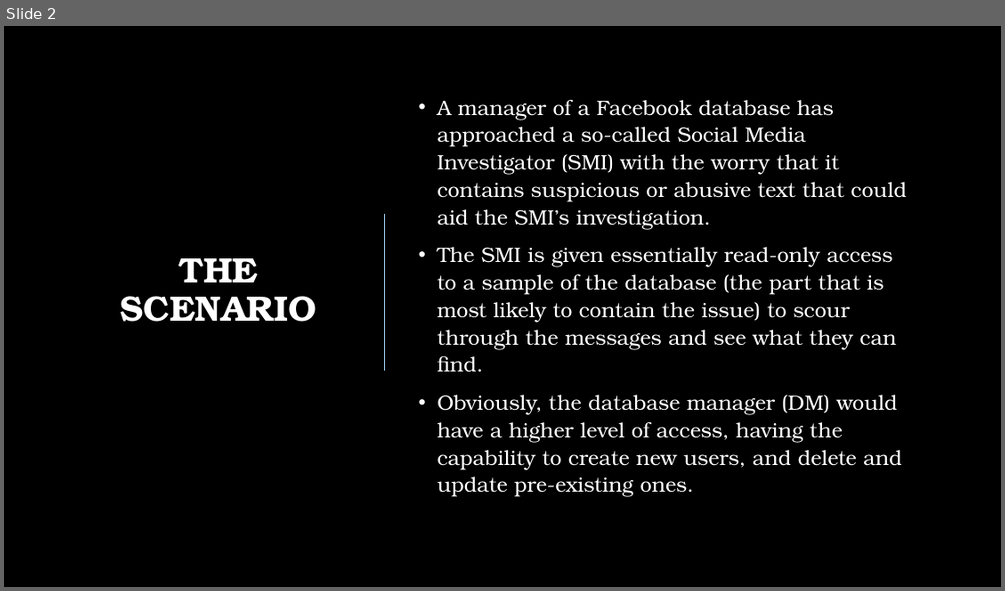
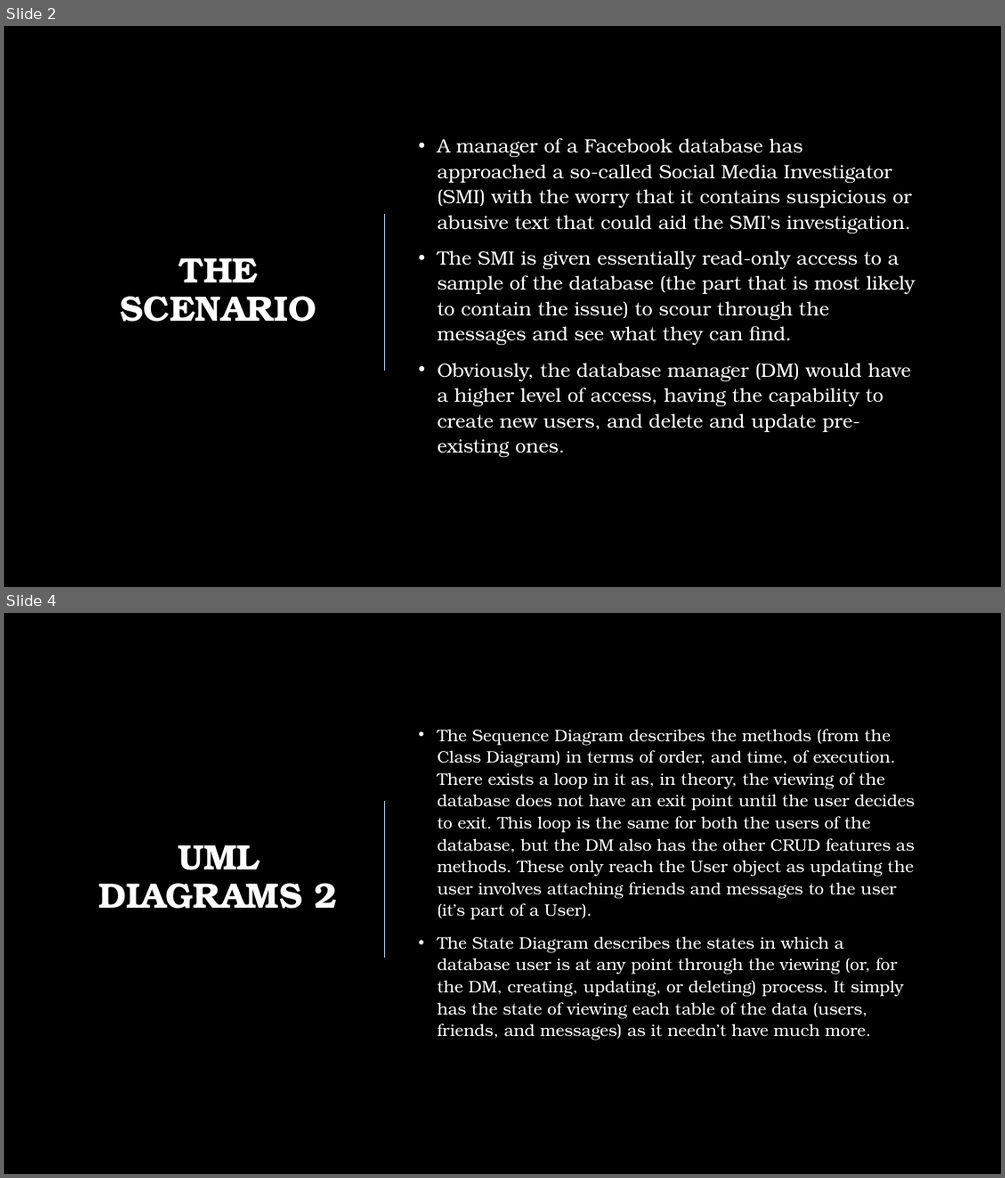
Before and after one commit to jkinver/ISAD157-Coursework, a slide deck: ISAD157 Presentation.pptx. Shown one above the other, each under a label of ours: slide 2 before the commit, slides 2 and 4 after it; the slides between them are not shown. The pictures are 1005x591 and 1005x1178 pixels, drawn with LibreOffice and Linux fonts; fonts in the diff are those of the drawing; background and template pictures are left out. Boxes give left, top, right and bottom in pixels: in the first picture for what was removed or moved away, otherwise in the second. Text is boxed around its words. In the diff, an @@ line names an element or a change of style, - is before the commit and + after.

Commit message:
Updated Presentation
Updated the font style to be consistent across the entire slideshow and created seven slides covering the title, the scenario, the UML diagrams, and the Entity Relations. All that remains to speak about is the SQL Queries.

```diff
--- a/ISAD157 Presentation.pptx
+++ b/ISAD157 Presentation.pptx
@@ slide 4 added at bbox=[4, 613, 1001, 1174], background picture (left out) @@
@@ text added at bbox=[437, 729, 914, 1040], 16 pt, text #FFFFFF @@
+• The Sequence Diagram describes the methods (from the Class Diagram) in terms of order, and time, of execution. There exists a loop in it as, in theory, the viewing of the database does not have an exit point until the user decides to exit. This loop is the same for both the users of the database, but the DM also has the other CRUD features as methods. These only reach the User object as updating the user involves attaching friends and messages to the user (it’s part of a User).
+• The State Diagram describes the states in which a database user is at any point through the viewing (or, for the DM, creating, updating, or deleting) process. It simply has the state of viewing each table of the data (users, friends, and messages) as it needn’t have much more.
@@ line added from (385, 802) to (385, 957), #ABDAFC 1 pt @@
@@ title added at bbox=[99, 845, 338, 908], 34 pt, text #FFFFFF, bold @@
+UML DIAGRAMS 2
@@ slide 2 changed as well @@
@@ text "A manager of a Facebook ..." at bbox=[437, 138, 915, 458]: size 20 to 18.5 pt @@
```
Also in this commit, not shown: 1 other slide changed, 5 other slides added, 1 other file.
